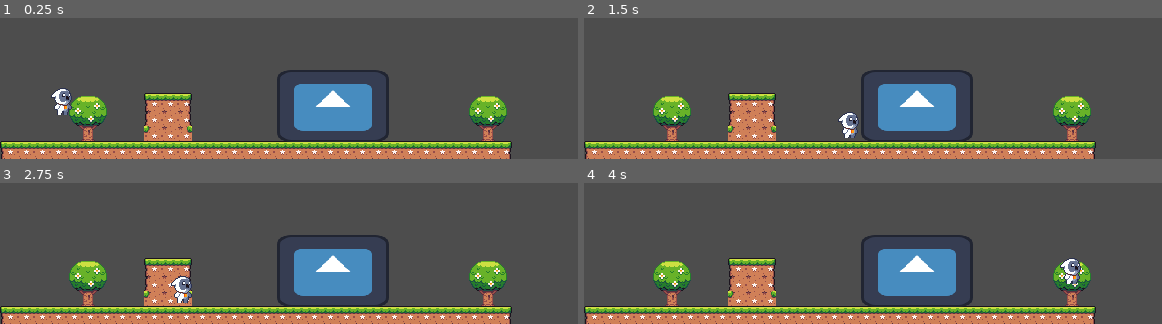
Above: before the commit, frames 1-4 (two rows, left to right).
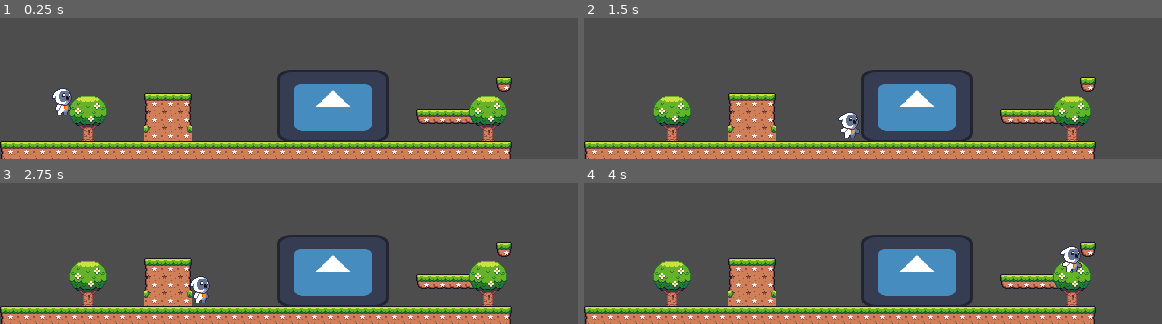
Above: after the commit, the same moments.

Repository: kaaztro/repositorio-KP
Game: Godot game, scene res://Cena Teste 2D.tscn
Two runs of this game, one before a commit and one after it. Both use one fixed random seed, a clock stepped at 60 frames per second and the inputs below. The project has no main scene, so this scene is started directly. The engine's default icon, where the game draws it, is replaced by a stand-in: a white triangle on a blue panel in a dark square.
Inputs:
- Up to frame 1 (0.25 s): no input
- Up to frame 2 (1.5 s): tap Enter (ui_accept) at 0.5, 0.77 s; hold D (ui_right) from 0.53 s (still down)
- Up to frame 3 (2.75 s): tap Enter (ui_accept) at 1.52 s; release D (ui_right) at 2.03 s; hold A (ui_left) from 2.03 s (still down)
- Up to frame 4 (4 s): release A (ui_left) at 2.78 s; hold D (ui_right) from 2.78 s (still down); tap Enter (ui_accept) at 3.02, 3.77 s

The runs differ from the first frame. In frame 1, 1.3% of the frame differs, in the area x 8-89%, y 41-76%; in frame 2, 1.3%; in frame 3, 2.2%, in the area x 29-89%, y 41-86%; in frame 4, 1.9%.

Commit message:
Update de física e colisões

Diff:
--- a/novo-projeto-teste-pedrones/Cena Teste 2D.tscn
+++ b/novo-projeto-teste-pedrones/Cena Teste 2D.tscn
@@ -17,47 +17,76 @@
 11:1/0 = 0
 11:1/0/physics_layer_0/polygon_0/points = PackedVector2Array(-8, -8, 8, -8, 8, 8, -8, 8)
 3:2/0 = 0
+3:2/0/physics_layer_0/polygon_0/points = PackedVector2Array(-8, -8, 8, -8, 8, 8, -8, 8)
 4:2/0 = 0
+4:2/0/physics_layer_0/polygon_0/points = PackedVector2Array(-8, -8, 8, -8, 8, 8, -8, 8)
 5:2/0 = 0
+5:2/0/physics_layer_0/polygon_0/points = PackedVector2Array(-8, -8, 8, -8, 8, 8, -8, 8)
 11:2/0 = 0
+11:2/0/physics_layer_0/polygon_0/points = PackedVector2Array(-8, -8, 8, -8, 8, 8, -8, 8)
 1:3/0 = 0
 1:3/0/physics_layer_0/polygon_0/points = PackedVector2Array(-8, -8, 8, -8, 8, 8, -8, 8)
 2:3/0 = 0
 2:3/0/physics_layer_0/polygon_0/points = PackedVector2Array(-8, -8, 8, -8, 8, 8, -8, 8)
 3:3/0 = 0
+3:3/0/physics_layer_0/polygon_0/points = PackedVector2Array(-8, -8, 8, -8, 8, 8, -8, 8)
 4:3/0 = 0
+4:3/0/physics_layer_0/polygon_0/points = PackedVector2Array(-8, -8, 8, -8, 8, 8, -8, 8)
 5:3/0 = 0
+5:3/0/physics_layer_0/polygon_0/points = PackedVector2Array(-8, -8, 8, -8, 8, 8, -8, 8)
 6:3/0 = 0
 6:3/0/physics_layer_0/polygon_0/points = PackedVector2Array(-8, -8, 8, -8, 8, 8, -8, 8)
 7:3/0 = 0
 7:3/0/physics_layer_0/polygon_0/points = PackedVector2Array(-8, -8, 8, -8, 8, 8, -8, 8)
 9:3/0 = 0
 9:3/0/physics_layer_0/polygon_0/points = PackedVector2Array(-8, -8, 8, -8, 8, 8, -8, 8)
+9:3/0/physics_layer_0/polygon_0/one_way = true
 10:3/0 = 0
 10:3/0/physics_layer_0/polygon_0/points = PackedVector2Array(-8, -8, 8, -8, 8, 8, -8, 8)
+10:3/0/physics_layer_0/polygon_0/one_way = true
 11:3/0 = 0
+11:3/0/physics_layer_0/polygon_0/points = PackedVector2Array(-8, -8, 8, -8, 8, 8, -8, 8)
 12:3/0 = 0
 12:3/0/physics_layer_0/polygon_0/points = PackedVector2Array(-8, -8, 8, -8, 8, 8, -8, 8)
+12:3/0/physics_layer_0/polygon_0/one_way = true
 13:3/0 = 0
 13:3/0/physics_layer_0/polygon_0/points = PackedVector2Array(-8, -8, 8, -8, 8, 8, -8, 8)
+13:3/0/physics_layer_0/polygon_0/one_way = true
 15:3/0 = 0
 15:3/0/physics_layer_0/polygon_0/points = PackedVector2Array(-8, -8, 8, -8, 8, 8, -8, 8)
+15:3/0/physics_layer_0/polygon_0/one_way = true
 1:4/0 = 0
+1:4/0/physics_layer_0/polygon_0/points = PackedVector2Array(-8, -8, 8, -8, 8, 8, -8, 8)
 2:4/0 = 0
+2:4/0/physics_layer_0/polygon_0/points = PackedVector2Array(-8, -8, 8, -8, 8, 8, -8, 8)
 3:4/0 = 0
+3:4/0/physics_layer_0/polygon_0/points = PackedVector2Array(-8, -8, 8, -8, 8, 8, -8, 8)
 4:4/0 = 0
+4:4/0/physics_layer_0/polygon_0/points = PackedVector2Array(-8, -8, 8, -8, 8, 8, -8, 8)
 5:4/0 = 0
+5:4/0/physics_layer_0/polygon_0/points = PackedVector2Array(-8, -8, 8, -8, 8, 8, -8, 8)
 6:4/0 = 0
+6:4/0/physics_layer_0/polygon_0/points = PackedVector2Array(-8, -8, 8, -8, 8, 8, -8, 8)
 7:4/0 = 0
+7:4/0/physics_layer_0/polygon_0/points = PackedVector2Array(-8, -8, 8, -8, 8, 8, -8, 8)
 11:4/0 = 0
+11:4/0/physics_layer_0/polygon_0/points = PackedVector2Array(-8, -8, 8, -8, 8, 8, -8, 8)
 3:5/0 = 0
+3:5/0/physics_layer_0/polygon_0/points = PackedVector2Array(-8, -8, 8, -8, 8, 8, -8, 8)
 4:5/0 = 0
+4:5/0/physics_layer_0/polygon_0/points = PackedVector2Array(-8, -8, 8, -8, 8, 8, -8, 8)
 5:5/0 = 0
+5:5/0/physics_layer_0/polygon_0/points = PackedVector2Array(-8, -8, 8, -8, 8, 8, -8, 8)
 11:5/0 = 0
+11:5/0/physics_layer_0/polygon_0/points = PackedVector2Array(8, -8, 8, 6.115198, -8, 5.75548, -8, -8)
 3:6/0 = 0
+3:6/0/physics_layer_0/polygon_0/points = PackedVector2Array(-8, -8, 8, -8, 8, 8, -8, 8)
 4:6/0 = 0
+4:6/0/physics_layer_0/polygon_0/points = PackedVector2Array(-8, -8, 8, -8, 8, 8, -8, 8)
 5:6/0 = 0
+5:6/0/physics_layer_0/polygon_0/points = PackedVector2Array(-8, -8, 8, -8, 8, 8, -8, 8)
 4:8/0 = 0
+4:8/0/physics_layer_0/polygon_0/points = PackedVector2Array(-8, -8, 8, -8, 8, 8, -8, 8)
 
 [sub_resource type="TileSetAtlasSource" id="TileSetAtlasSource_x734l"]
 texture = ExtResource("2_vwbca")
@@ -127,6 +156,11 @@
 "loop": true,
 "name": &"idle",
 "speed": 5.0
+}, {
+"frames": [],
+"loop": true,
+"name": &"run",
+"speed": 5.0
 }]
 
 [sub_resource type="CapsuleShape2D" id="CapsuleShape2D_i8157"]
@@ -141,7 +175,7 @@
 tile_set = SubResource("TileSet_x734l")
 format = 2
 layer_0/name = "chao"
-layer_0/tile_data = PackedInt32Array(1245184, 196608, 1, 131 …(1394 unchanged characters)… , 1114123, 327680, 2, 1179659, 327680, 3)
+layer_0/tile_data = PackedInt32Array(1245184, 196608, 1, 131 …(1394 unchanged characters)… , 1114123, 327680, 2, 1179659, 327680, 3, 1114138, 589824, 3, 1114139, 655360, 3, 1114140, 786432, 3, 1114141, 851968, 3, 983071, 983040, 3)
 layer_1/name = "dec-cenario"
 layer_1/tile_data = PackedInt32Array(1114117, 589825, 1, 1114142, 589825, 1)
 
@@ -152,9 +186,8 @@
 [node name="AnimatedSprite2D" type="AnimatedSprite2D" parent="player"]
 position = Vector2(26, 5)
 sprite_frames = SubResource("SpriteFrames_d4cje")
-animation = &"idle"
+animation = &"run"
 autoplay = "idle"
-frame_progress = 0.93188953
 
 [node name="collision" type="CollisionShape2D" parent="player"]
 position = Vector2(26, 9)
